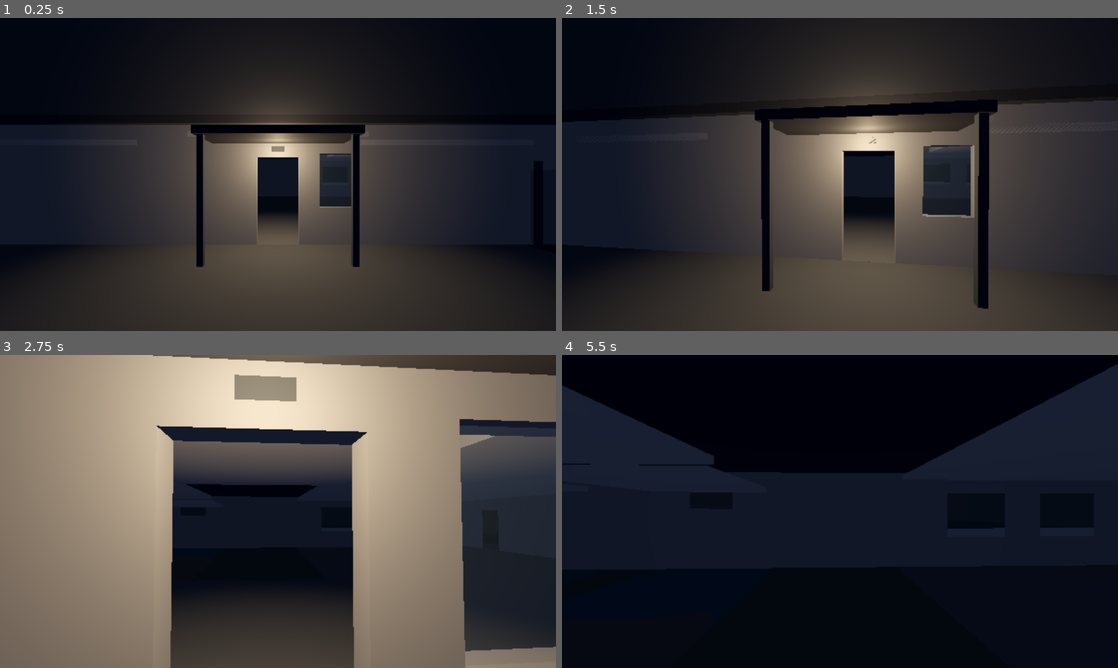
Above: before the commit, frames 1-4 (two rows, left to right).
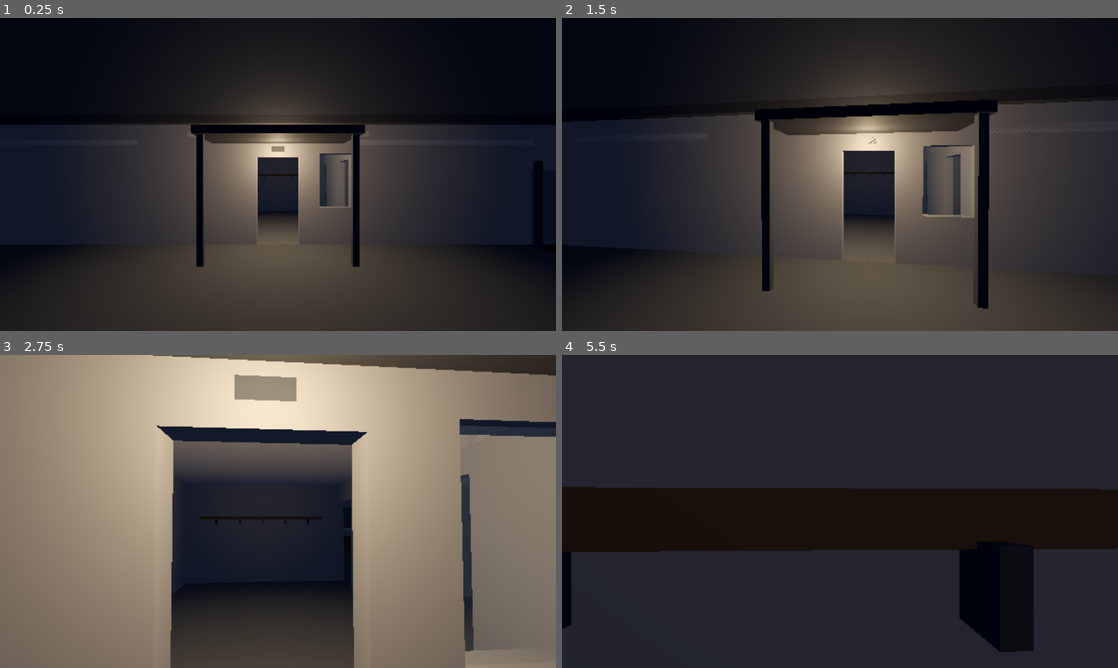
Above: after the commit, the same moments.

Repository: Kroosah/Crump
Game: Godot game, scene res://game/bootstrap.tscn
The game is run twice, just before and just after one commit, with the same random seed, the same clock (stepped at 60 frames per second) and the same inputs.
Inputs (mouse positions are in pixels of both pictures, inside the frame that each line leads up to):
- Up to frame 1 (0.25 s): no input
- Up to frame 2 (1.5 s): tap Enter at 0.5 s; move the mouse to (867, 174) at 0.52 s; hold C (crouch) 0.53-1.28 s; hold W (move_forward) from 0.53 s (still down); move the mouse to (812, 174) at 1.27 s; tap F (flashlight) at 1.35 s
- Up to frame 3 (2.75 s): keep holding W (move_forward); move the mouse to (289, 505) at 2.02 s; hold E (interact) from 2.03 s (still down)
- Up to frame 4 (5.5 s): keep holding W (move_forward); move the mouse to (834, 517) at 2.77 s; release E (interact) at 2.78 s; tap Shift (run) at 2.85 s; move the mouse to (878, 514) at 3.52 s; hold Ctrl (sneak) 3.53-4.28 s; move the mouse to (795, 508) at 4.27 s; tap C (crouch) at 4.35 s; move the mouse to (845, 511) at 5.02 s; hold F (flashlight) from 5.03 s (still down)

The runs differ from the first frame. In frame 1, 0.8% of the frame differs, in the area x 46-64%, y 43-61%; in frame 2, 2.0%; in frame 3, 13%; in frame 4, 72%, in the area x 0-100%, y 0-100%.

Commit message:
[008C] Bouw interieur van het clubgebouw (VS-fase C, blok 2)
Binnenwanden met deuropeningen en lateien voor hal, kantine (incl.
keukendeur + doorgeefluik boven de bar), bestuurskamer, kleedkamergang
(drie deuren noord, toilettendeur en open schoonmaaknis zuid),
kleedkamers met open doorgang naar de douches, leidingkoker,
onderhoudsruimte en toiletten. Meubel- en herkenningsvolumes die de
functie vertellen zonder textures: prikbord en kapstokrail met haken
in de hal; bar met blad, doorgeefopening, achterwerkblad, meterkast,
tv, trofeeenkast, twee pilaren, vijf tafels met stoelen en barkrukken
in de kantine; banken, kapstokrails en lockers in kleedkamer 3 (4
bewust zonder lockers — variatie); douchekoppen en afvoerputten in
beide douches; twee hokjes, wasbak, spiegel en urinoir in de
toiletten; stellingrek, kast, cv-ketel, kratten en emmer in de
onderhoudsruimte; plank/emmer/bezem in de nis en een brandblusser in
de gang. Import exit 0, F5 warning-vrij.

Co-Authored-By: Claude Fable 5 <noreply@anthropic.com>
Claude-Session: https://claude.ai/code/session_01Eukd1gRp6feQQnWxwaLgzq

Diff:
--- a/game/levels/clubgebouw/clubgebouw.gd
+++ b/game/levels/clubgebouw/clubgebouw.gd
@@ -169,11 +169,155 @@
 	{"pos": Vector3(0.0, 2.49, -24.0), "size": Vector3(7.42, 0.1, 0.1), "mat": &"wit"},
 ]
 
-## Binnenwanden — gevuld in bouwblok 2.
-const INTERIEUR: Array[Dictionary] = []
-
-## Meubel- en herkenningsvolumes — gevuld in bouwblok 2.
-const MEUBELS: Array[Dictionary] = []
+## Binnenwanden (0,2 m dik, tot y 2,9) met deuropeningen + lateien.
+const INTERIEUR: Array[Dictionary] = [
+	# Hal-oost (x 2,0..2,2): doorgang kantine + deur bestuurskamer.
+	{"pos": Vector3(2.1, 1.45, 4.27), "size": Vector3(0.2, 2.9, 1.9), "mat": &"wand"},
+	{"pos": Vector3(2.1, 1.45, 6.62), "size": Vector3(0.2, 2.9, 0.76), "mat": &"wand"},
+	{"pos": Vector3(2.1, 2.51, 2.81), "size": Vector3(0.2, 0.78, 1.02), "mat": &"wand"},
+	{"pos": Vector3(2.1, 2.51, 5.73), "size": Vector3(0.2, 0.78, 1.02), "mat": &"wand"},
+	# Hal-west: deur naar de kleedkamergang.
+	{"pos": Vector3(-2.1, 1.45, 3.05), "size": Vector3(0.2, 2.9, 1.5), "mat": &"wand"},
+	{"pos": Vector3(-2.1, 1.45, 5.91), "size": Vector3(0.2, 2.9, 2.18), "mat": &"wand"},
+	{"pos": Vector3(-2.1, 2.51, 4.31), "size": Vector3(0.2, 0.78, 1.02), "mat": &"wand"},
+	# Hal-noord (dicht).
+	{"pos": Vector3(0.0, 1.45, 2.2), "size": Vector3(4.4, 2.9, 0.2), "mat": &"wand"},
+	# Kantine-zuid: keukendeur + doorgeefluik boven de bar.
+	{"pos": Vector3(5.5, 1.45, 3.6), "size": Vector3(6.6, 2.9, 0.2), "mat": &"wand"},
+	{"pos": Vector3(9.91, 1.45, 3.6), "size": Vector3(0.18, 2.9, 0.2), "mat": &"wand"},
+	{"pos": Vector3(11.85, 1.45, 3.6), "size": Vector3(0.7, 2.9, 0.2), "mat": &"wand"},
+	{"pos": Vector3(9.31, 2.51, 3.6), "size": Vector3(1.02, 0.78, 0.2), "mat": &"wand"},
+	{"pos": Vector3(10.75, 0.525, 3.6), "size": Vector3(1.5, 1.05, 0.2), "mat": &"wand"},
+	{"pos": Vector3(10.75, 2.425, 3.6), "size": Vector3(1.5, 0.95, 0.2), "mat": &"wand"},
+	# Bestuurskamer- en keukenwanden.
+	{"pos": Vector3(6.1, 1.45, 5.35), "size": Vector3(0.2, 2.9, 3.3), "mat": &"wand"},
+	{"pos": Vector3(8.5, 1.45, 5.35), "size": Vector3(0.2, 2.9, 3.3), "mat": &"wand"},
+	# Gang-noord: deuren kleedkamer 3, kleedkamer 4 en onderhoudsruimte.
+	{"pos": Vector3(-14.21, 1.45, 3.3), "size": Vector3(1.58, 2.9, 0.2), "mat": &"wand"},
+	{"pos": Vector3(-11.11, 1.45, 3.3), "size": Vector3(2.58, 2.9, 0.2), "mat": &"wand"},
+	{"pos": Vector3(-6.61, 1.45, 3.3), "size": Vector3(4.38, 2.9, 0.2), "mat": &"wand"},
+	{"pos": Vector3(-2.8, 1.45, 3.3), "size": Vector3(1.2, 2.9, 0.2), "mat": &"wand"},
+	{"pos": Vector3(-12.91, 2.51, 3.3), "size": Vector3(1.02, 0.78, 0.2), "mat": &"wand"},
+	{"pos": Vector3(-9.31, 2.51, 3.3), "size": Vector3(1.02, 0.78, 0.2), "mat": &"wand"},
+	{"pos": Vector3(-3.91, 2.51, 3.3), "size": Vector3(1.02, 0.78, 0.2), "mat": &"wand"},
+	# Gang-zuid: toilettendeur + open schoonmaaknis.
+	{"pos": Vector3(-11.8, 1.45, 5.3), "size": Vector3(6.4, 2.9, 0.2), "mat": &"wand"},
+	{"pos": Vector3(-6.5, 1.45, 5.3), "size": Vector3(1.8, 2.9, 0.2), "mat": &"wand"},
+	{"pos": Vector3(-3.39, 1.45, 5.3), "size": Vector3(2.38, 2.9, 0.2), "mat": &"wand"},
+	{"pos": Vector3(-5.09, 2.51, 5.3), "size": Vector3(1.02, 0.78, 0.2), "mat": &"wand"},
+	{"pos": Vector3(-8.0, 2.55, 5.3), "size": Vector3(1.2, 0.7, 0.2), "mat": &"wand"},
+	# Kleedkamerblok: oostwand, tussenwand, leidingkoker tussen de douches.
+	{"pos": Vector3(-2.3, 1.45, -0.65), "size": Vector3(0.2, 2.9, 7.7), "mat": &"wand"},
+	{"pos": Vector3(-7.1, 1.45, 0.95), "size": Vector3(0.2, 2.9, 4.5), "mat": &"wand"},
+	{"pos": Vector3(-6.4, 1.45, -3.0), "size": Vector3(2.4, 2.9, 3.0), "mat": &"wand"},
+	# Kleedkamer 3 → douche 3 (open doorgang, geen deur).
+	{"pos": Vector3(-5.75, 1.45, -1.4), "size": Vector3(2.5, 2.9, 0.2), "mat": &"wand"},
+	{"pos": Vector3(-2.95, 1.45, -1.4), "size": Vector3(1.1, 2.9, 0.2), "mat": &"wand"},
+	{"pos": Vector3(-4.0, 2.475, -1.4), "size": Vector3(1.0, 0.85, 0.2), "mat": &"wand"},
+	# Kleedkamer 4 → douche 4.
+	{"pos": Vector3(-10.45, 1.45, -1.4), "size": Vector3(1.9, 2.9, 0.2), "mat": &"wand"},
+	{"pos": Vector3(-7.85, 1.45, -1.4), "size": Vector3(1.3, 2.9, 0.2), "mat": &"wand"},
+	{"pos": Vector3(-9.0, 2.475, -1.4), "size": Vector3(1.0, 0.85, 0.2), "mat": &"wand"},
+	{"pos": Vector3(-10.5, 1.45, -3.0), "size": Vector3(0.2, 2.9, 3.0), "mat": &"wand"},
+	# Onderhoudsruimte (west van kleedkamer 4).
+	{"pos": Vector3(-11.5, 1.45, 0.95), "size": Vector3(0.2, 2.9, 4.5), "mat": &"wand"},
+	{"pos": Vector3(-13.2, 1.45, -1.0), "size": Vector3(3.6, 2.9, 0.2), "mat": &"wand"},
+	# Toiletten + schoonmaaknis (zuid van de gang).
+	{"pos": Vector3(-6.7, 1.45, 6.2), "size": Vector3(0.2, 2.9, 1.6), "mat": &"wand"},
+	{"pos": Vector3(-3.5, 1.45, 6.2), "size": Vector3(0.2, 2.9, 1.6), "mat": &"wand"},
+	{"pos": Vector3(-8.7, 1.45, 5.8), "size": Vector3(0.2, 2.9, 0.8), "mat": &"wand"},
+	{"pos": Vector3(-7.3, 1.45, 5.8), "size": Vector3(0.2, 2.9, 0.8), "mat": &"wand"},
+	{"pos": Vector3(-8.0, 1.45, 6.3), "size": Vector3(1.6, 2.9, 0.2), "mat": &"wand"},
+	{"pos": Vector3(-8.0, 2.25, 5.8), "size": Vector3(1.6, 0.1, 0.8), "mat": &"plafond"},
+	{"pos": Vector3(-5.17, 1.05, 6.5), "size": Vector3(0.06, 2.1, 1.0), "mat": &"wand"},
+]
+
+## Meubel- en herkenningsvolumes: de greybox vertelt de functie.
+const MEUBELS: Array[Dictionary] = [
+	# Hal: prikbord + kapstokrail met haken.
+	{"pos": Vector3(-1.3, 1.6, 6.96), "size": Vector3(1.2, 0.8, 0.06), "mat": &"hout", "nc": true},
+	{"pos": Vector3(0.0, 1.69, 2.36), "size": Vector3(3.2, 0.08, 0.1), "mat": &"hout"},
+	{"pos": Vector3(-1.2, 1.6, 2.41), "size": Vector3(0.04, 0.12, 0.08), "mat": &"metaal", "nc": true},
+	{"pos": Vector3(-0.6, 1.6, 2.41), "size": Vector3(0.04, 0.12, 0.08), "mat": &"metaal", "nc": true},
+	{"pos": Vector3(0.0, 1.6, 2.41), "size": Vector3(0.04, 0.12, 0.08), "mat": &"metaal", "nc": true},
+	{"pos": Vector3(0.6, 1.6, 2.41), "size": Vector3(0.04, 0.12, 0.08), "mat": &"metaal", "nc": true},
+	{"pos": Vector3(1.2, 1.6, 2.41), "size": Vector3(0.04, 0.12, 0.08), "mat": &"metaal", "nc": true},
+	# Kantine: bar met blad en doorgeefopening erachter, achterwerkblad,
+	# meterkast, tv, trofeeënkast, twee pilaren, tafels/stoelen, krukken.
+	{"pos": Vector3(10.6, 0.55, 2.9), "size": Vector3(2.4, 1.1, 0.6), "mat": &"hout"},
+	{"pos": Vector3(10.6, 1.13, 2.9), "size": Vector3(2.6, 0.06, 0.8), "mat": &"hout_donker"},
+	{"pos": Vector3(10.6, 0.45, 3.4), "size": Vector3(2.4, 0.9, 0.2), "mat": &"hout"},
+	{"pos": Vector3(8.28, 1.1, 3.42), "size": Vector3(0.56, 2.0, 0.16), "mat": &"metaal"},
+	{"pos": Vector3(12.13, 2.0, -3.8), "size": Vector3(0.14, 0.6, 0.8), "mat": &"metaal", "nc": true},
+	{"pos": Vector3(2.4, 1.1, -0.6), "size": Vector3(0.4, 2.2, 2.0), "mat": &"hout"},
+	{"pos": Vector3(5.4, 1.35, -0.5), "size": Vector3(0.25, 2.7, 0.25), "mat": &"wand"},
+	{"pos": Vector3(8.6, 1.35, -0.5), "size": Vector3(0.25, 2.7, 0.25), "mat": &"wand"},
+	{"pos": Vector3(4.2, 0.375, -2.6), "size": Vector3(0.8, 0.75, 0.8), "mat": &"hout"},
+	{"pos": Vector3(6.8, 0.375, -1.0), "size": Vector3(0.8, 0.75, 0.8), "mat": &"hout"},
+	{"pos": Vector3(4.6, 0.375, 0.9), "size": Vector3(0.8, 0.75, 0.8), "mat": &"hout"},
+	{"pos": Vector3(9.0, 0.375, -3.0), "size": Vector3(0.8, 0.75, 0.8), "mat": &"hout"},
+	{"pos": Vector3(6.2, 0.375, 2.0), "size": Vector3(0.8, 0.75, 0.8), "mat": &"hout"},
+	{"pos": Vector3(3.4, 0.225, -2.6), "size": Vector3(0.42, 0.45, 0.42), "mat": &"hout_donker"},
+	{"pos": Vector3(4.9, 0.225, -3.3), "size": Vector3(0.42, 0.45, 0.42), "mat": &"hout_donker"},
+	{"pos": Vector3(6.1, 0.225, -1.7), "size": Vector3(0.42, 0.45, 0.42), "mat": &"hout_donker"},
+	{"pos": Vector3(7.5, 0.225, -0.6), "size": Vector3(0.42, 0.45, 0.42), "mat": &"hout_donker"},
+	{"pos": Vector3(3.9, 0.225, 0.9), "size": Vector3(0.42, 0.45, 0.42), "mat": &"hout_donker"},
+	{"pos": Vector3(5.3, 0.225, 1.5), "size": Vector3(0.42, 0.45, 0.42), "mat": &"hout_donker"},
+	{"pos": Vector3(8.3, 0.225, -3.6), "size": Vector3(0.42, 0.45, 0.42), "mat": &"hout_donker"},
+	{"pos": Vector3(6.9, 0.225, 2.4), "size": Vector3(0.42, 0.45, 0.42), "mat": &"hout_donker"},
+	{"pos": Vector3(9.8, 0.325, 2.2), "size": Vector3(0.35, 0.65, 0.35), "mat": &"hout_donker"},
+	{"pos": Vector3(10.6, 0.325, 2.2), "size": Vector3(0.35, 0.65, 0.35), "mat": &"hout_donker"},
+	{"pos": Vector3(11.4, 0.325, 2.2), "size": Vector3(0.35, 0.65, 0.35), "mat": &"hout_donker"},
+	# Kleedkamer 3: banken, kapstokrails, lockers.
+	{"pos": Vector3(-6.77, 0.24, 0.95), "size": Vector3(0.34, 0.48, 3.9), "mat": &"hout"},
+	{"pos": Vector3(-2.63, 0.24, 0.45), "size": Vector3(0.34, 0.48, 2.9), "mat": &"hout"},
+	{"pos": Vector3(-6.88, 1.68, 0.95), "size": Vector3(0.1, 0.08, 3.9), "mat": &"hout", "nc": true},
+	{"pos": Vector3(-2.52, 1.68, 0.45), "size": Vector3(0.1, 0.08, 2.9), "mat": &"hout", "nc": true},
+	{"pos": Vector3(-2.78, 0.9, 2.6), "size": Vector3(0.6, 1.8, 1.0), "mat": &"metaal"},
+	# Douche 3: douchekoppen (hoog) + afvoerputten.
+	{"pos": Vector3(-4.8, 1.9, -4.42), "size": Vector3(0.08, 0.08, 0.12), "mat": &"metaal", "nc": true},
+	{"pos": Vector3(-4.0, 1.9, -4.42), "size": Vector3(0.08, 0.08, 0.12), "mat": &"metaal", "nc": true},
+	{"pos": Vector3(-3.2, 1.9, -4.42), "size": Vector3(0.08, 0.08, 0.12), "mat": &"metaal", "nc": true},
+	{"pos": Vector3(-4.8, 0.005, -3.9), "size": Vector3(0.25, 0.012, 0.25), "mat": &"beton_donker", "nc": true},
+	{"pos": Vector3(-4.0, 0.005, -3.9), "size": Vector3(0.25, 0.012, 0.25), "mat": &"beton_donker", "nc": true},
+	{"pos": Vector3(-3.2, 0.005, -3.9), "size": Vector3(0.25, 0.012, 0.25), "mat": &"beton_donker", "nc": true},
+	{"pos": Vector3(-3.8, 0.005, -2.5), "size": Vector3(0.25, 0.012, 0.25), "mat": &"beton_donker", "nc": true},
+	# Kleedkamer 4: banken + rails (bewust geen lockers — variatie).
+	{"pos": Vector3(-11.17, 0.24, 0.95), "size": Vector3(0.34, 0.48, 3.9), "mat": &"hout"},
+	{"pos": Vector3(-7.43, 0.24, 0.45), "size": Vector3(0.34, 0.48, 2.9), "mat": &"hout"},
+	{"pos": Vector3(-11.28, 1.68, 0.95), "size": Vector3(0.1, 0.08, 3.9), "mat": &"hout", "nc": true},
+	{"pos": Vector3(-7.32, 1.68, 0.45), "size": Vector3(0.1, 0.08, 2.9), "mat": &"hout", "nc": true},
+	# Douche 4.
+	{"pos": Vector3(-9.9, 1.9, -4.42), "size": Vector3(0.08, 0.08, 0.12), "mat": &"metaal", "nc": true},
+	{"pos": Vector3(-9.1, 1.9, -4.42), "size": Vector3(0.08, 0.08, 0.12), "mat": &"metaal", "nc": true},
+	{"pos": Vector3(-8.3, 1.9, -4.42), "size": Vector3(0.08, 0.08, 0.12), "mat": &"metaal", "nc": true},
+	{"pos": Vector3(-9.9, 0.005, -3.9), "size": Vector3(0.25, 0.012, 0.25), "mat": &"beton_donker", "nc": true},
+	{"pos": Vector3(-9.1, 0.005, -3.9), "size": Vector3(0.25, 0.012, 0.25), "mat": &"beton_donker", "nc": true},
+	{"pos": Vector3(-8.3, 0.005, -3.9), "size": Vector3(0.25, 0.012, 0.25), "mat": &"beton_donker", "nc": true},
+	{"pos": Vector3(-9.0, 0.005, -2.5), "size": Vector3(0.25, 0.012, 0.25), "mat": &"beton_donker", "nc": true},
+	# Toiletten: twee hokjes, wasbak met spiegel, urinoir.
+	{"pos": Vector3(-5.9, 0.25, 6.75), "size": Vector3(0.4, 0.5, 0.45), "mat": &"keramiek"},
+	{"pos": Vector3(-4.45, 0.25, 6.75), "size": Vector3(0.4, 0.5, 0.45), "mat": &"keramiek"},
+	{"pos": Vector3(-3.85, 0.87, 5.8), "size": Vector3(0.44, 0.1, 0.7), "mat": &"keramiek"},
+	{"pos": Vector3(-3.62, 1.55, 5.8), "size": Vector3(0.04, 0.7, 0.7), "mat": &"spiegel", "nc": true},
+	{"pos": Vector3(-6.5, 0.75, 5.75), "size": Vector3(0.3, 0.6, 0.35), "mat": &"keramiek"},
+	# Onderhoudsruimte: stellingrek, kast, cv-ketel, kratten, emmer.
+	{"pos": Vector3(-14.7, 0.5, 1.5), "size": Vector3(0.5, 0.06, 2.8), "mat": &"metaal"},
+	{"pos": Vector3(-14.7, 1.1, 1.5), "size": Vector3(0.5, 0.06, 2.8), "mat": &"metaal"},
+	{"pos": Vector3(-14.7, 1.7, 1.5), "size": Vector3(0.5, 0.06, 2.8), "mat": &"metaal"},
+	{"pos": Vector3(-14.7, 0.95, 0.13), "size": Vector3(0.5, 1.9, 0.06), "mat": &"metaal"},
+	{"pos": Vector3(-14.7, 0.95, 2.87), "size": Vector3(0.5, 1.9, 0.06), "mat": &"metaal"},
+	{"pos": Vector3(-12.0, 0.9, 2.7), "size": Vector3(0.8, 1.8, 0.9), "mat": &"metaal"},
+	{"pos": Vector3(-12.0, 1.45, -0.62), "size": Vector3(0.6, 1.1, 0.45), "mat": &"wit"},
+	{"pos": Vector3(-13.4, 0.16, 0.3), "size": Vector3(0.5, 0.32, 0.35), "mat": &"hout_donker"},
+	{"pos": Vector3(-13.0, 0.16, 2.9), "size": Vector3(0.5, 0.32, 0.35), "mat": &"hout_donker"},
+	{"pos": Vector3(-11.8, 0.15, 1.6), "size": Vector3(0.28, 0.3, 0.28), "mat": &"metaal"},
+	# Schoonmaaknis: plank, emmer, bezem. En een brandblusser in de gang.
+	{"pos": Vector3(-8.0, 1.5, 5.8), "size": Vector3(1.3, 0.05, 0.7), "mat": &"hout"},
+	{"pos": Vector3(-8.3, 0.15, 5.75), "size": Vector3(0.28, 0.3, 0.28), "mat": &"metaal"},
+	{"pos": Vector3(-7.6, 0.65, 5.6), "size": Vector3(0.04, 1.3, 0.04), "mat": &"hout", "nc": true},
+	{"pos": Vector3(-6.1, 1.0, 5.34), "size": Vector3(0.16, 0.45, 0.14), "mat": &"accent_rood", "nc": true},
+]
 
 ## Deuren (echte props, bestaanscheck) — gevuld in bouwblok 3.
 const DEUREN: Array[Dictionary] = []
